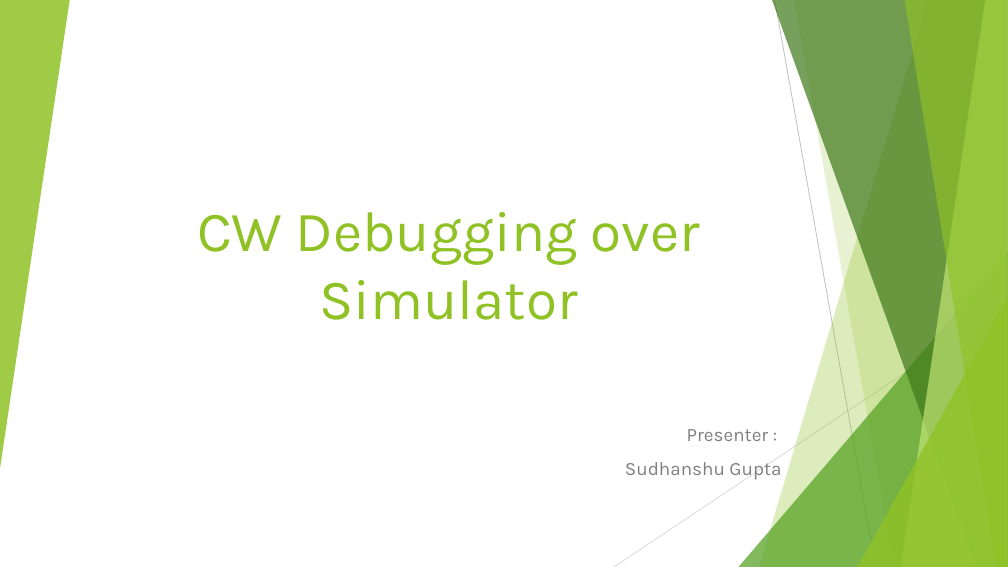
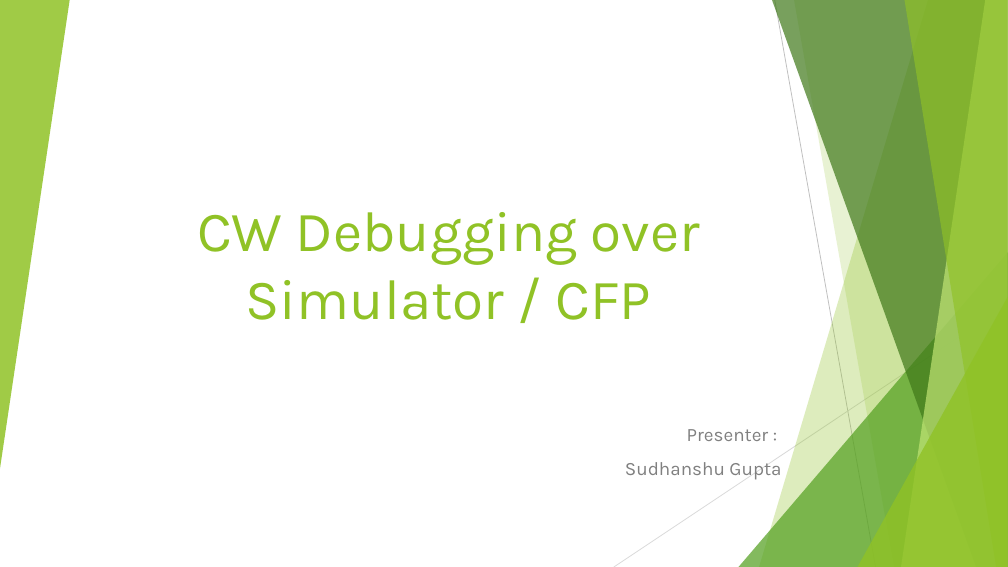
Before and after one commit to softwaresunleashed/ebook_writing, a slide deck: slide 1 of Presentations/CW Debug over Simulator.pptx. Drawn at 1008x567 pixels with LibreOffice and Linux fonts; fonts in the diff are those of the drawing. Boxes give left, top, right and bottom in pixels: in the first picture for what was removed or moved away, otherwise in the second. Text is boxed around its words. In the diff, an @@ line names an element or a change of style, - is before the commit and + after.

```diff
--- a/Presentations/CW Debug over Simulator.pptx
+++ b/Presentations/CW Debug over Simulator.pptx
@@ title at [197,212,700,320]: text changed @@
-CW Debugging over Simulator
+CW Debugging over Simulator / CFP
```
Also in this commit, not shown: 2 other slides changed, 2 slides added, 9 other files.
